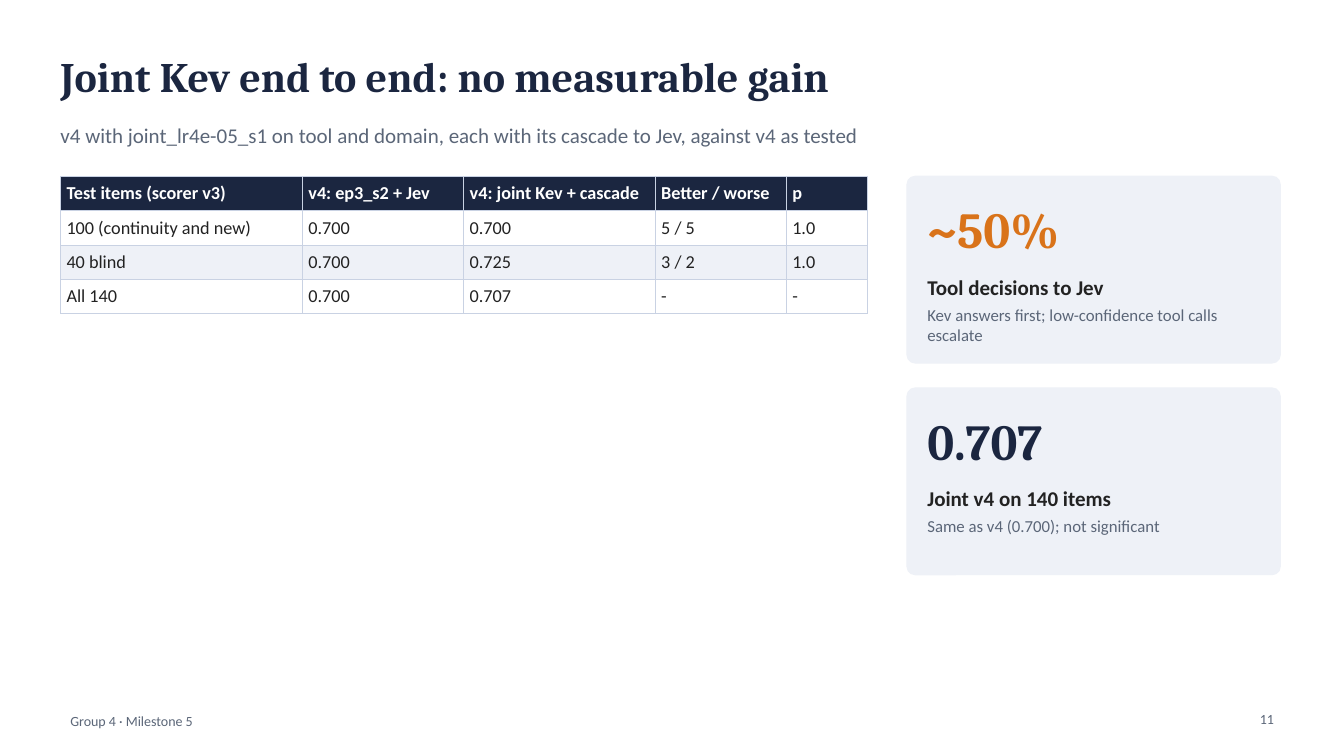
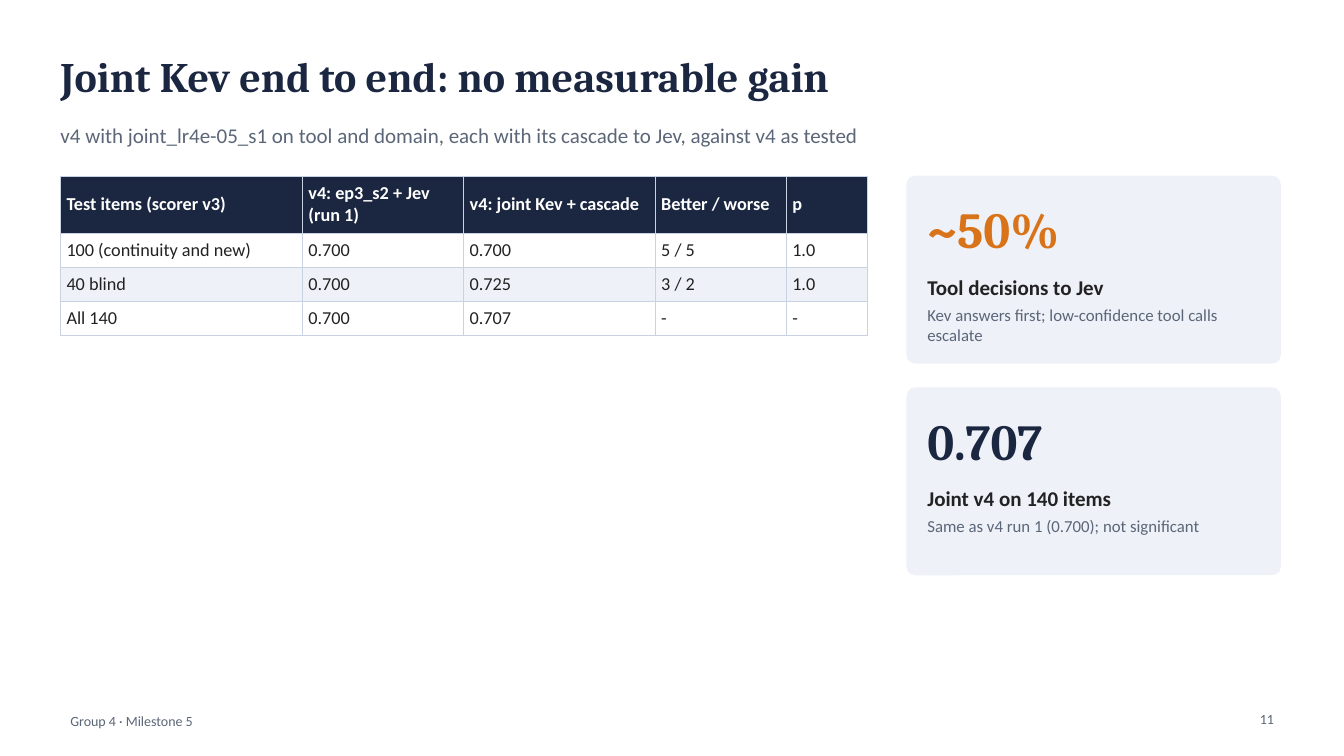
Before and after one commit to sathyaIITM/Group-4-DS-and-AI-Lab-Project, a slide deck: slide 11 of docs/milestones/Milestone5_TA_Presentation.pptx. Drawn at 1344x756 pixels with LibreOffice and Linux fonts; fonts in the diff are those of the drawing. Boxes give left, top, right and bottom in pixels: in the first picture for what was removed or moved away, otherwise in the second. Text is boxed around its words. In the diff, an @@ line names an element or a change of style, - is before the commit and + after.

```diff
--- a/docs/milestones/Milestone5_TA_Presentation.pptx
+++ b/docs/milestones/Milestone5_TA_Presentation.pptx
@@ table at [60, 176, 867, 328] @@
-row 1, column 2: v4: ep3_s2 + Jev
+row 1, column 2: v4: ep3_s2 + Jev (run 1)
@@ text at [927, 520, 1199, 535]: text changed @@
-Same as v4 (0.700); not significant
+Same as v4 run 1 (0.700); not significant
```
Also in this commit, not shown: 4 other slides changed, 2 slides added, 39 other files.
